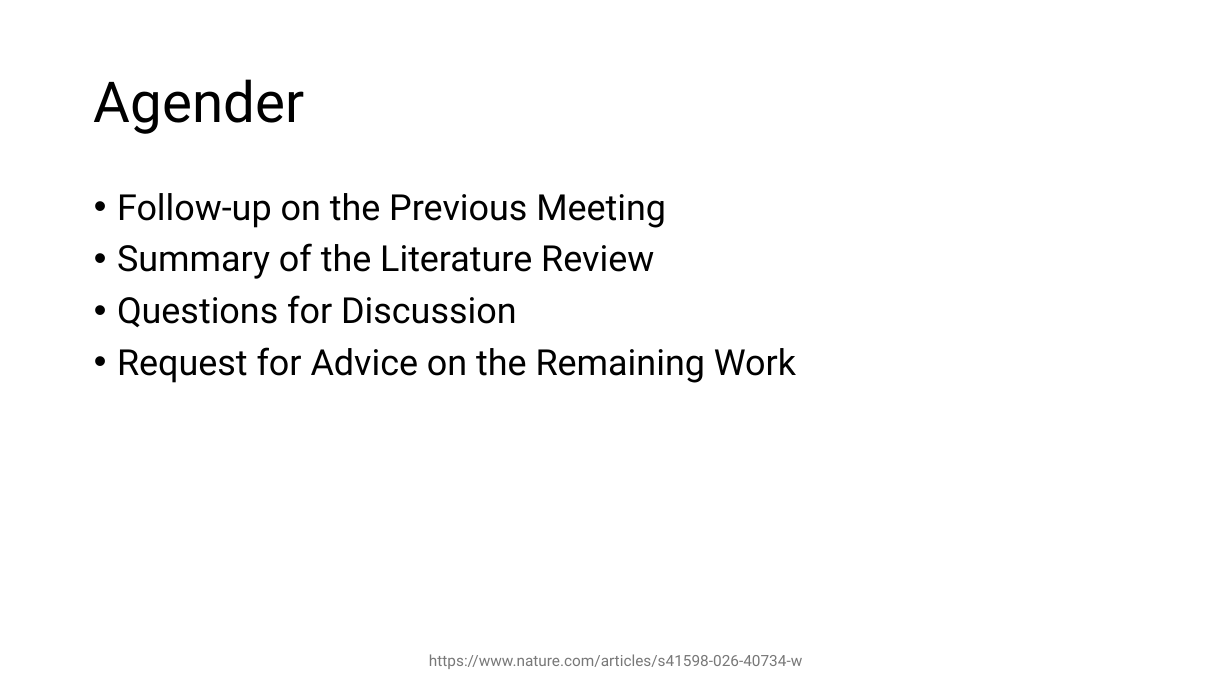
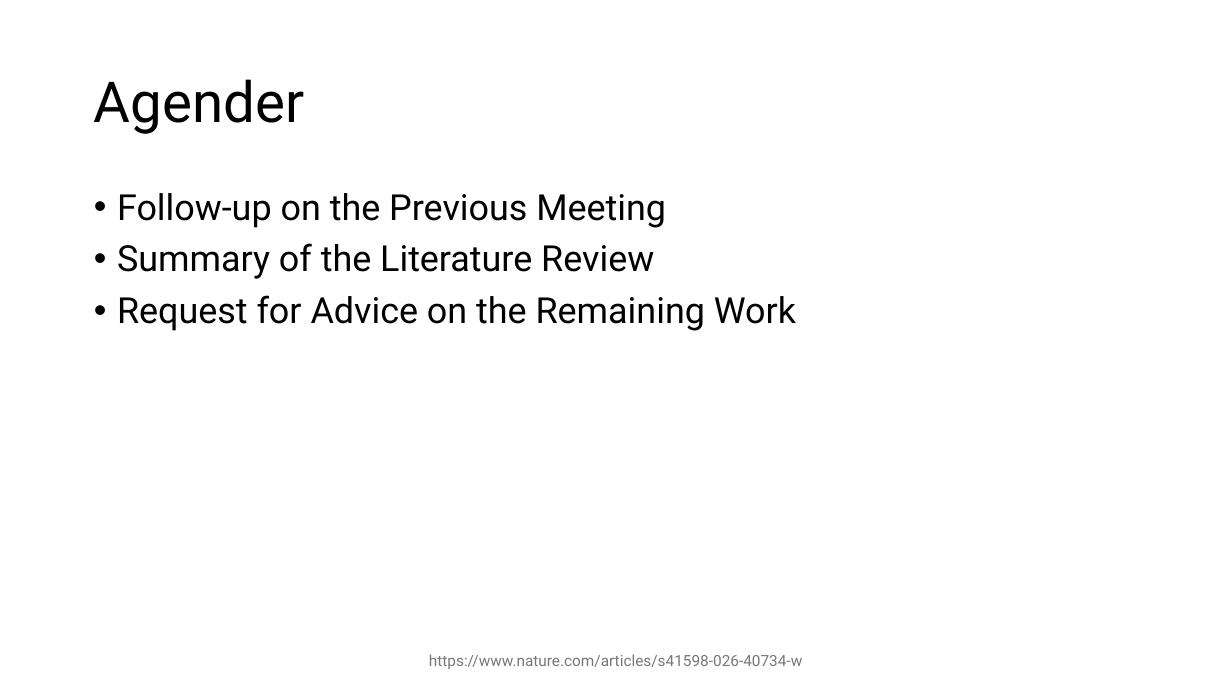
Before and after one commit to YMa10-ACS/CT5195-Master-capstone, a slide deck: slide 2 of Records/Literacture review-followup.pptx. Drawn at 1232x693 pixels with LibreOffice and Linux fonts; fonts in the diff are those of the drawing. Boxes give left, top, right and bottom in pixels: in the first picture for what was removed or moved away, otherwise in the second. Text is boxed around its words. In the diff, an @@ line names an element or a change of style, - is before the commit and + after.

```diff
--- a/Records/Literacture review-followup.pptx
+++ b/Records/Literacture review-followup.pptx
@@ text at [117, 295, 516, 327]: paragraph removed @@
-• Questions for Discussion
```
Also in this commit, not shown: 5 other slides changed, 2 other files.
